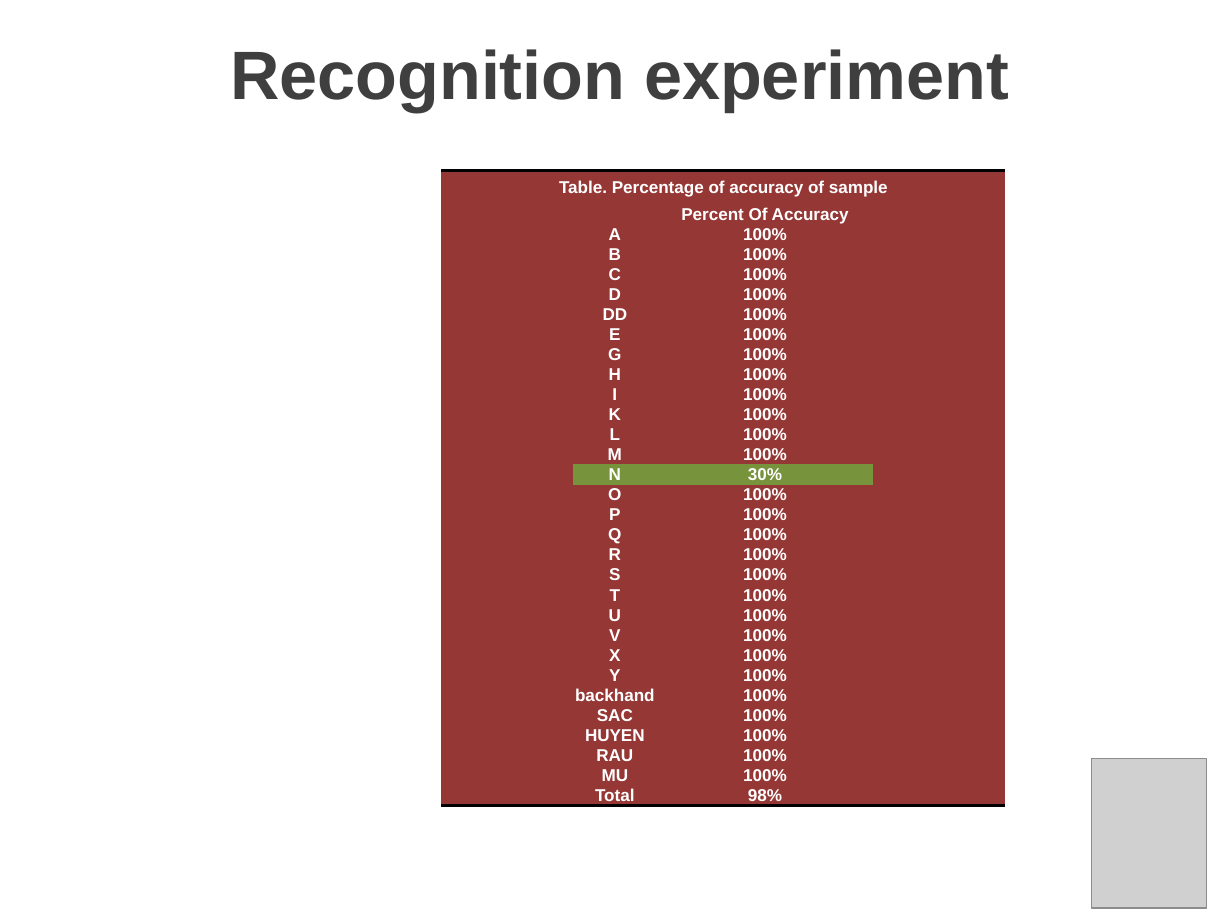
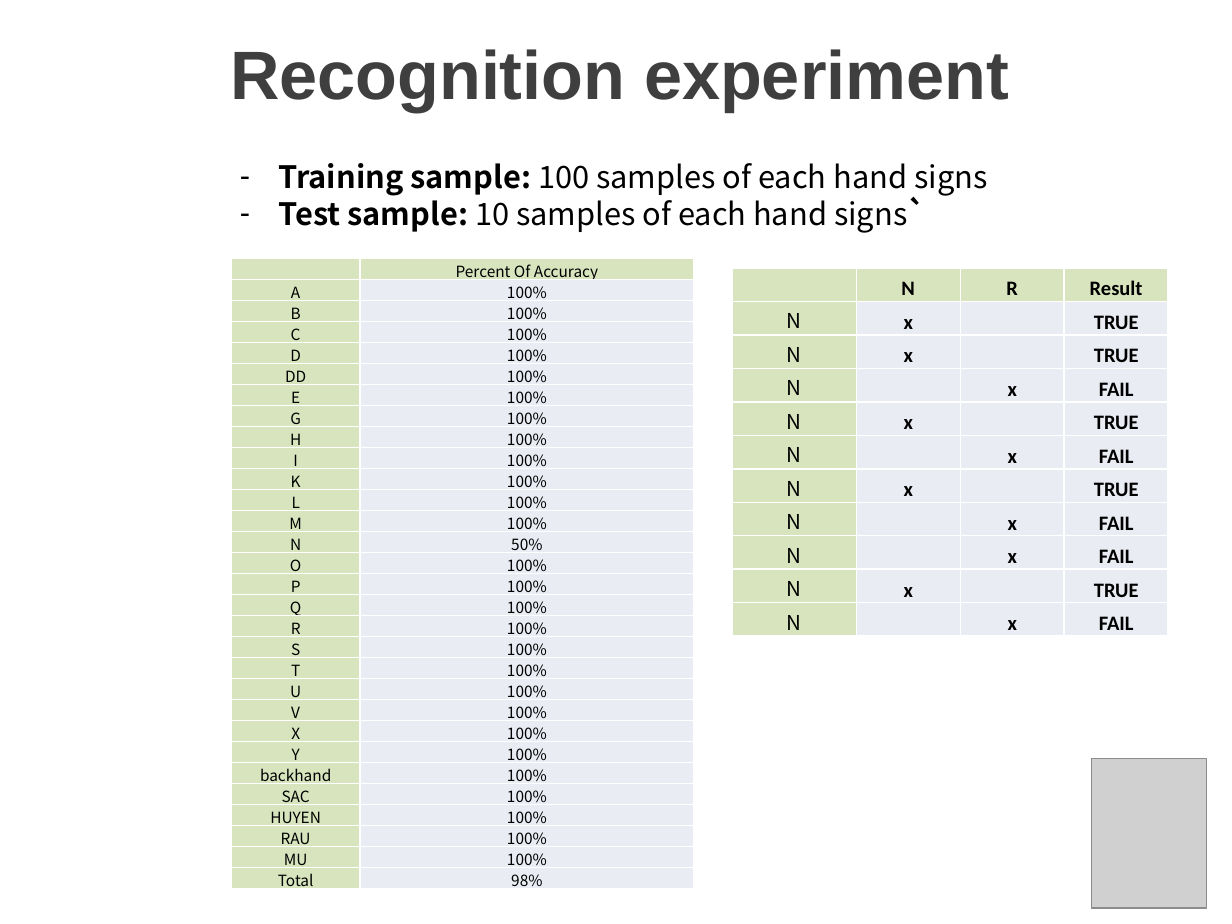
Before and after one commit to nicknguyen071093/CapstoneProject, a slide deck: slide 30 of Thuyettrinh/PPGroup 5.pptx (slide 21 before the commit). Drawn at 1232x924 pixels with LibreOffice and Linux fonts; fonts in the diff are those of the drawing; grey boxes stand for pictures; background and template pictures are left out. Boxes give left, top, right and bottom in pixels: in the first picture for what was removed or moved away, otherwise in the second. Text is boxed around its words. In the diff, an @@ line names an element or a change of style, - is before the commit and + after.

```diff
--- a/Thuyettrinh/PPGroup 5.pptx
+++ b/Thuyettrinh/PPGroup 5.pptx
@@ text added at (279, 163, 987, 233), 18 pt, text #000000 @@
+– Training sample: 100 samples of each hand signs
+– Test sample: 10 samples of each hand signs`
@@ table at (232, 259, 695, 894) @@
-Table. Percentage of accuracy of sample |  |  | 
- |  | Percent Of Accuracy | 
- | A | 100% | 
- | B | 100% | 
- | C | 100% | 
- | D | 100% | 
- | DD | 100% | 
- | E | 100% | 
- | G | 100% | 
- | H | 100% | 
- | I | 100% | 
- | K | 100% | 
- | L | 100% | 
- | M | 100% | 
- | N | 30% | 
- | O | 100% | 
- | P | 100% | 
- | Q | 100% | 
- | R | 100% | 
- | S | 100% | 
- | T | 100% | 
- | U | 100% | 
- | V | 100% | 
- | X | 100% | 
- | Y | 100% | 
- | backhand | 100% | 
- | SAC | 100% | 
- | HUYEN | 100% | 
- | RAU | 100% | 
- | MU | 100% | 
- | Total | 98% | 
+ | Percent Of Accuracy
+A | 100%
+B | 100%
+C | 100%
+D | 100%
+DD | 100%
+E | 100%
+G | 100%
+H | 100%
+I | 100%
+K | 100%
+L | 100%
+M | 100%
+N | 50%
+O | 100%
+P | 100%
+Q | 100%
+R | 100%
+S | 100%
+T | 100%
+U | 100%
+V | 100%
+X | 100%
+Y | 100%
+backhand | 100%
+SAC | 100%
+HUYEN | 100%
+RAU | 100%
+MU | 100%
+Total | 98%
@@ table: place and size @@
-table at (441, 171, 1005, 848)
+table at (232, 259, 695, 894)
@@ table added at (732, 269, 1167, 637), 11 rows, 4 columns @@
+ | N | R | Result
+N | x |  | TRUE
+N | x |  | TRUE
+N |  | x | FAIL
+N | x |  | TRUE
+N |  | x | FAIL
+N | x |  | TRUE
+N |  | x | FAIL
+N |  | x | FAIL
+N | x |  | TRUE
+N |  | x | FAIL
```
Also in this commit, not shown: 9 other slides changed, 18 slides added, 5 slides removed.
